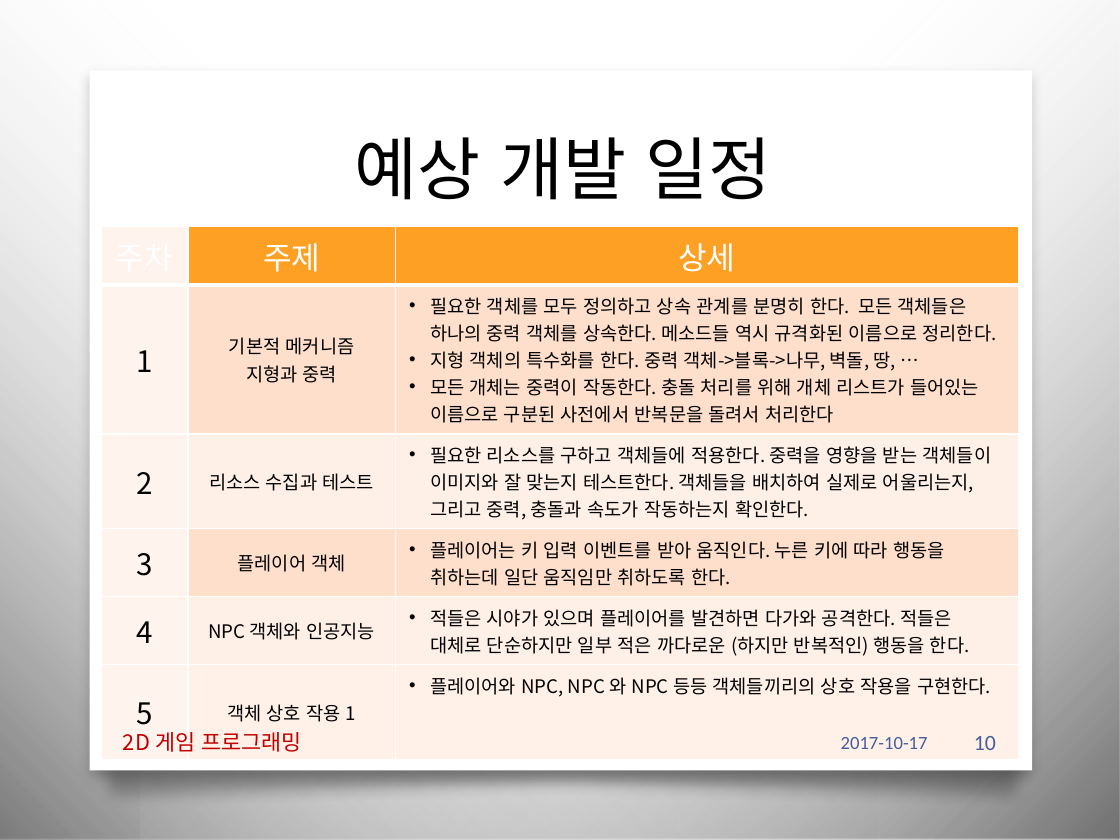
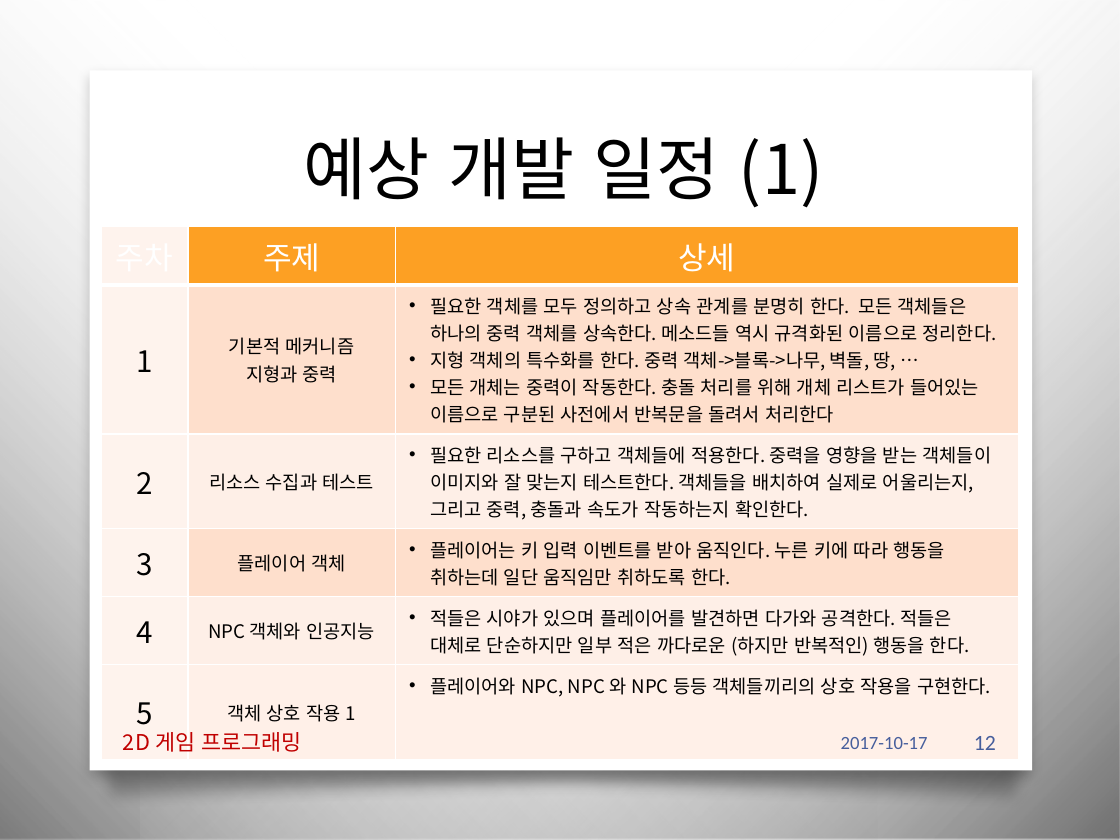
Before and after one commit to iconstudio/2017-Platformer, a slide deck: slide 12 of slides/2017_2DGP_1차발표.pptx (slide 10 before the commit). Drawn at 1120x840 pixels with LibreOffice and Linux fonts; fonts in the diff are those of the drawing; background and template pictures are left out. Boxes give left, top, right and bottom in pixels: in the first picture for what was removed or moved away, otherwise in the second. Text is boxed around its words. In the diff, an @@ line names an element or a change of style, - is before the commit and + after.

```diff
--- a/slides/2017_2DGP_1차발표.pptx
+++ b/slides/2017_2DGP_1차발표.pptx
@@ title at (x1=303, y1=137, x2=823, y2=208): text changed @@
-예상 개발 일정
+예상 개발 일정 (1)
@@ page number at (x1=974, y1=736, x2=996, y2=750): text changed @@
-10
+12
```
Also in this commit, not shown: 8 other slides changed, 2 slides added, 4 other files.
